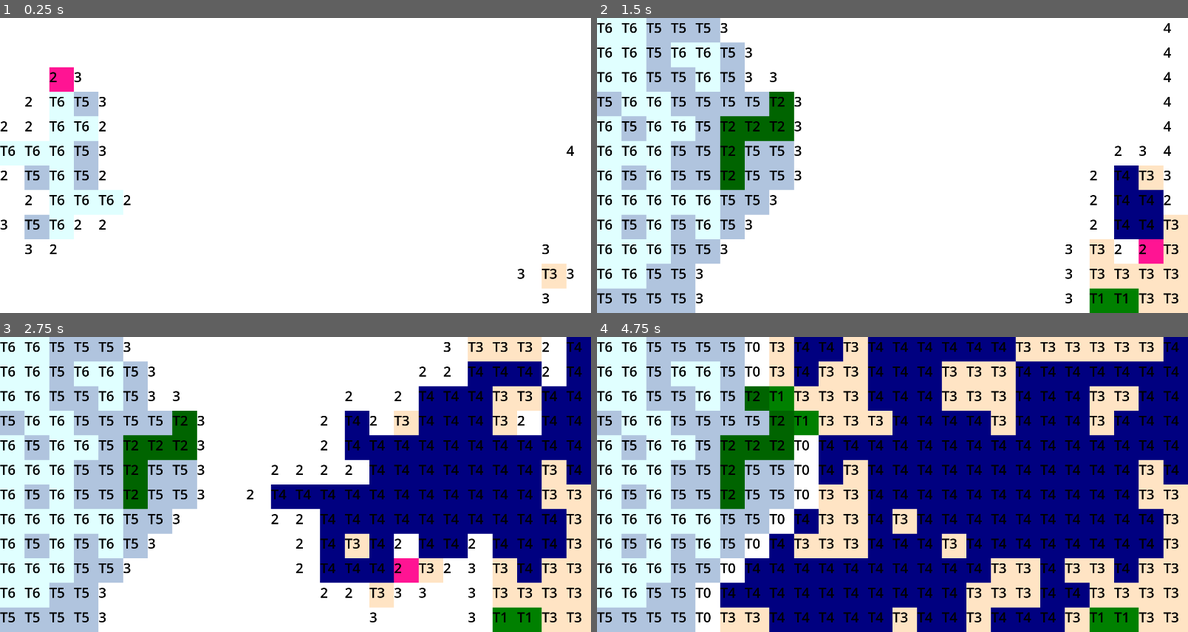
Above: before the commit, frames 1-4 (two rows, left to right).
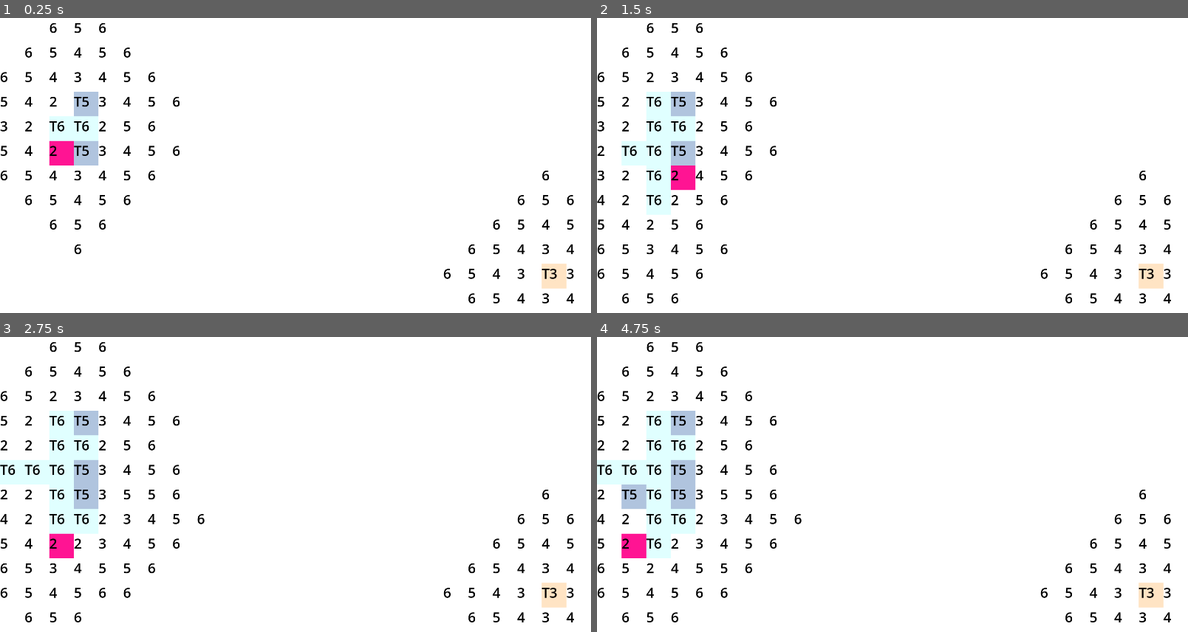
Above: after the commit, the same moments.

Repository: GoobaMan62/Waveform-Collapse
Game: Godot game, scene res://main.tscn
Same seed, same stepped clock (60 frames per second), same inputs: the game is played once before the commit and once after it.
Inputs (mouse positions are in pixels of both pictures, inside the frame that each line leads up to):
- Up to frame 1 (0.25 s): no input
- Up to frame 2 (1.5 s): tap Enter (ui_accept) at 0.5, 1.35 s; move the mouse to (1022, 150) at 0.52 s; hold Enter (ui_accept) 0.53-1.28 s; move the mouse to (774, 180) at 1.27 s
- Up to frame 3 (2.75 s): tap Enter (ui_accept) at 1.52, 1.82 s; move the mouse to (354, 419) at 2.02 s; hold Enter (ui_accept) from 2.03 s (still down)
- Up to frame 4 (4.75 s): move the mouse to (862, 543) at 2.77 s; release Enter (ui_accept) at 2.78 s; tap Enter (ui_accept) at 2.85, 3.02, 3.32, 4.35, 4.52 s; move the mouse to (1069, 528) at 3.52 s; hold Enter (ui_accept) 3.53-4.28 s; move the mouse to (715, 440) at 4.27 s

The runs differ from the first frame. In frame 1, 5.9% of the frame differs, in the area x 0-98%, y 1-97%; in frame 2, 29%; in frame 3, 55%; in frame 4, 92%, in the area x 0-100%, y 0-100%.

Commit message:
UNFINISHED FORESIGHT
TODO: fix entropy foresight when two things are approaching eachother

Diff:
--- a/global_vars.gd
+++ b/global_vars.gd
@@ -10,4 +10,4 @@
 	6: [[6, 6, 6, 6, 6, 6, 6, 6, 6, 6, 6, 6, 5, 5, 5, 5, 5], Color.LIGHT_CYAN, "Ice"]
 	}
 
-var tile_type_count = 7
+var tile_type_count = 6
--- a/main.gd
+++ b/main.gd
@@ -1,16 +1,24 @@
-extends Node2D
+extends Camera2D
 
 var tile = preload("tile.tscn")
 var grid = []
 var temp
 const width = 24
 const height = 12
+var delay = 0.05
 var start = [
 	[[width / 2 - 2, width / 2 - 1, width / 2, width / 2 + 1, width / 2 + 2].pick_random(),
 	[height / 2 - 2, height / 2 - 1, height / 2, height / 2 + 1, height / 2 + 2].pick_random()]]
 var choices = [[1],]
 
+func _process(delta: float) -> void:
+	if Input.is_action_pressed('ui_accept'):
+		delay = 1
+	else:
+		delay = 0.05
+
 func _ready() -> void:
+	offset = Vector2(width*32, height*32)
 	start = [[3, 3], [22, 10]]
 	choices = [[5, 6], [3, 4]]
 	var special = []
@@ -38,22 +46,24 @@
 	var child
 	while options:
 		child = options.pick_random()
+		child.updated = false
 		if child.entropy < lowest_entropy:
 			lowest_child = child
 			lowest_entropy = child.entropy
 		options.erase(child)
 	if lowest_child:
 		lowest_child.get_child(0).color = Color.DEEP_PINK
-		await get_tree().create_timer(0.01).timeout
+		await get_tree().create_timer(delay).timeout
 		lowest_child.collapse()
+		#await get_tree().create_timer(0.04).timeout
 		collapse()
 	else:
 		print("DONE")
-		await get_tree().create_timer(0.3).timeout
-		get_tree().reload_current_scene()
+		await get_tree().create_timer(3).timeout
+		#get_tree().reload_current_scene()
 
 func get_child_at(x, y):
-	if x < len(grid):
-		if y < len(grid[x]):
+	if -1 < x and x < len(grid):
+		if -1 < y and y < len(grid[x]):
 			return grid[x][y]
 	return tile.instantiate()
--- a/main.tscn
+++ b/main.tscn
@@ -3,5 +3,4 @@
 [ext_resource type="Script" uid="uid://dlgystj4uc3wr" path="res://main.gd" id="1_ig7tw"]
 
 [node name="Main" type="Camera2D"]
-anchor_mode = 0
 script = ExtResource("1_ig7tw")
--- a/tile.gd
+++ b/tile.gd
@@ -3,7 +3,11 @@
 @export var type = 0
 var coords = [-999, -999]
 var entropy = Globals.tile_type_count
-var weighted_entropy = []
+var weighted_entropy = [1, 2, 3, 4, 5, 6]
+var possibilities = Globals.tile_types.keys().slice(1)
+var updated = false
+var is_selected = false
+var time = 0
 
 func _ready() -> void:
 	if type:
@@ -14,16 +18,23 @@
 	inherit_type()
 	update_neighbors()
 
-func update_neighbors():
-	get_parent().get_child_at(coords[0] - 1, coords[1]).update_entropy()
-	get_parent().get_child_at(coords[0] + 1, coords[1]).update_entropy()
-	get_parent().get_child_at(coords[0], coords[1] - 1).update_entropy()
-	get_parent().get_child_at(coords[0], coords[1] + 1).update_entropy()
+func update_neighbors(depth = 0):
+	get_parent().get_child_at(coords[0] - 1, coords[1]).update_entropy(depth)
+	get_parent().get_child_at(coords[0] + 1, coords[1]).update_entropy(depth)
+	get_parent().get_child_at(coords[0], coords[1] - 1).update_entropy(depth)
+	get_parent().get_child_at(coords[0], coords[1] + 1).update_entropy(depth)
 
 func inherit_type():
 	entropy = 999
 	$Label.text = str(entropy) if entropy != 999 else 'T' + str(type)
 	$ColorRect.color = Globals.tile_types[type][1]
+
+func _process(delta: float) -> void:
+	time += delta
+	if time >= 0.5 and is_selected:
+		time = 0
+		print("poss: ", possibilities)
+		print("wentropy: ", weighted_entropy)
 
 func add_to_weighted_entropy(list_to_add):
 	if list_to_add:
@@ -37,30 +48,70 @@
 			if item in weighted_entropy:
 				weighted_entropy.append(item)
 
-func update_entropy():
-	if type == 0 and get_parent():
-		if get_parent().get_child_at(coords[0] - 1, coords[1]).type > 0:
-			weighted_entropy = Globals.tile_types.get(get_parent().get_child_at(coords[0] - 1, coords[1]).type)[0].duplicate()
-			add_to_weighted_entropy(Globals.tile_types.get(get_parent().get_child_at(coords[0] + 1, coords[1]).type)[0].duplicate())
-			add_to_weighted_entropy(Globals.tile_types.get(get_parent().get_child_at(coords[0], coords[1] - 1).type)[0].duplicate())
-			add_to_weighted_entropy(Globals.tile_types.get(get_parent().get_child_at(coords[0], coords[1] + 1).type)[0].duplicate())
-		elif get_parent().get_child_at(coords[0] + 1, coords[1]).type > 0:
-			weighted_entropy = Globals.tile_types.get(get_parent().get_child_at(coords[0] + 1, coords[1]).type)[0].duplicate()
-			add_to_weighted_entropy(Globals.tile_types.get(get_parent().get_child_at(coords[0], coords[1] - 1).type)[0].duplicate())
-			add_to_weighted_entropy(Globals.tile_types.get(get_parent().get_child_at(coords[0], coords[1] + 1).type)[0].duplicate())
-		elif get_parent().get_child_at(coords[0], coords[1] - 1).type > 0:
-			weighted_entropy = Globals.tile_types.get(get_parent().get_child_at(coords[0], coords[1] - 1).type)[0].duplicate()
-			add_to_weighted_entropy(Globals.tile_types.get(get_parent().get_child_at(coords[0], coords[1] + 1).type)[0].duplicate())
-		elif get_parent().get_child_at(coords[0], coords[1] + 1).type > 0:
-			weighted_entropy = Globals.tile_types.get(get_parent().get_child_at(coords[0], coords[1] + 1).type)[0].duplicate()
-		else:
-			weighted_entropy = [1, 2, 3, 4]
-		var temp_dict = Dictionary()
-		for item in weighted_entropy:
-			temp_dict[item] = true
-		entropy = len(temp_dict.keys())
-		if entropy == 0:
+func update_entropy(depth = 0):
+	if not updated:
+		if type == 0 and get_parent():
+			if get_parent().get_child_at(coords[0] - 1, coords[1]).type > 0:
+				weighted_entropy = Globals.tile_types.get(get_parent().get_child_at(coords[0] - 1, coords[1]).type)[0].duplicate()
+				add_to_weighted_entropy(Globals.tile_types.get(get_parent().get_child_at(coords[0] + 1, coords[1]).type)[0].duplicate())
+				add_to_weighted_entropy(Globals.tile_types.get(get_parent().get_child_at(coords[0], coords[1] - 1).type)[0].duplicate())
+				add_to_weighted_entropy(Globals.tile_types.get(get_parent().get_child_at(coords[0], coords[1] + 1).type)[0].duplicate())
+			elif get_parent().get_child_at(coords[0] + 1, coords[1]).type > 0:
+				weighted_entropy = Globals.tile_types.get(get_parent().get_child_at(coords[0] + 1, coords[1]).type)[0].duplicate()
+				add_to_weighted_entropy(Globals.tile_types.get(get_parent().get_child_at(coords[0], coords[1] - 1).type)[0].duplicate())
+				add_to_weighted_entropy(Globals.tile_types.get(get_parent().get_child_at(coords[0], coords[1] + 1).type)[0].duplicate())
+			elif get_parent().get_child_at(coords[0], coords[1] - 1).type > 0:
+				weighted_entropy = Globals.tile_types.get(get_parent().get_child_at(coords[0], coords[1] - 1).type)[0].duplicate()
+				add_to_weighted_entropy(Globals.tile_types.get(get_parent().get_child_at(coords[0], coords[1] + 1).type)[0].duplicate())
+			elif get_parent().get_child_at(coords[0], coords[1] + 1).type > 0:
+				weighted_entropy = Globals.tile_types.get(get_parent().get_child_at(coords[0], coords[1] + 1).type)[0].duplicate()
+			else:
+				if len(possibilities) == Globals.tile_type_count:
+					weighted_entropy = []
+				else:
+					weighted_entropy = possibilities
+				var possible_possibilties = {}
+				var true_somewhere = false
+				for neighbor in [
+					get_parent().get_child_at(coords[0] - 1, coords[1]),
+					get_parent().get_child_at(coords[0] + 1, coords[1]),
+					get_parent().get_child_at(coords[0], coords[1] - 1),
+					get_parent().get_child_at(coords[0], coords[1] + 1)]:
+					true_somewhere = false
+					for key in possible_possibilties.keys():
+						true_somewhere = possible_possibilties[key] or true_somewhere
+					if len(possible_possibilties.keys()) == 0 or not true_somewhere:
+						for pos in neighbor.possibilities:
+							for poss in Globals.tile_types[pos][0]:
+								possible_possibilties[pos] = true
+					else:
+						for pos in possible_possibilties.keys():
+							for poss in Globals.tile_types[pos][0]:
+								if not (poss in neighbor.possibilities):
+									possible_possibilties[poss] = false
+				for key in possible_possibilties.keys():
+					if possible_possibilties[key]:
+						weighted_entropy += Globals.tile_types[key][0].duplicate()
+			var temp_dict = Dictionary()
+			for item in weighted_entropy:
+				temp_dict[item] = true
+			entropy = len(temp_dict.keys())
+			possibilities = temp_dict.keys().duplicate()
+			if entropy == 1:
+				print("waow")
+			if entropy == 0:
+				entropy = 999
+			elif entropy < Globals.tile_type_count:
+				updated = true
+				update_neighbors(depth + 1)
+		elif get_parent():
 			entropy = 999
-	else:
-		entropy = 999
-	$Label.text = str(entropy) if entropy != 999 else 'T' + str(type)
+		$Label.text = str(entropy) if entropy != 999 else 'T' + str(type)
+
+
+func _on_color_rect_mouse_entered() -> void:
+	is_selected = true
+
+
+func _on_color_rect_mouse_exited() -> void:
+	is_selected = false
--- a/tile.tscn
+++ b/tile.tscn
@@ -17,3 +17,6 @@
 offset_right = 40.0
 offset_bottom = 23.0
 label_settings = SubResource("LabelSettings_n3f48")
+
+[connection signal="mouse_entered" from="ColorRect" to="." method="_on_color_rect_mouse_entered"]
+[connection signal="mouse_exited" from="ColorRect" to="." method="_on_color_rect_mouse_exited"]
